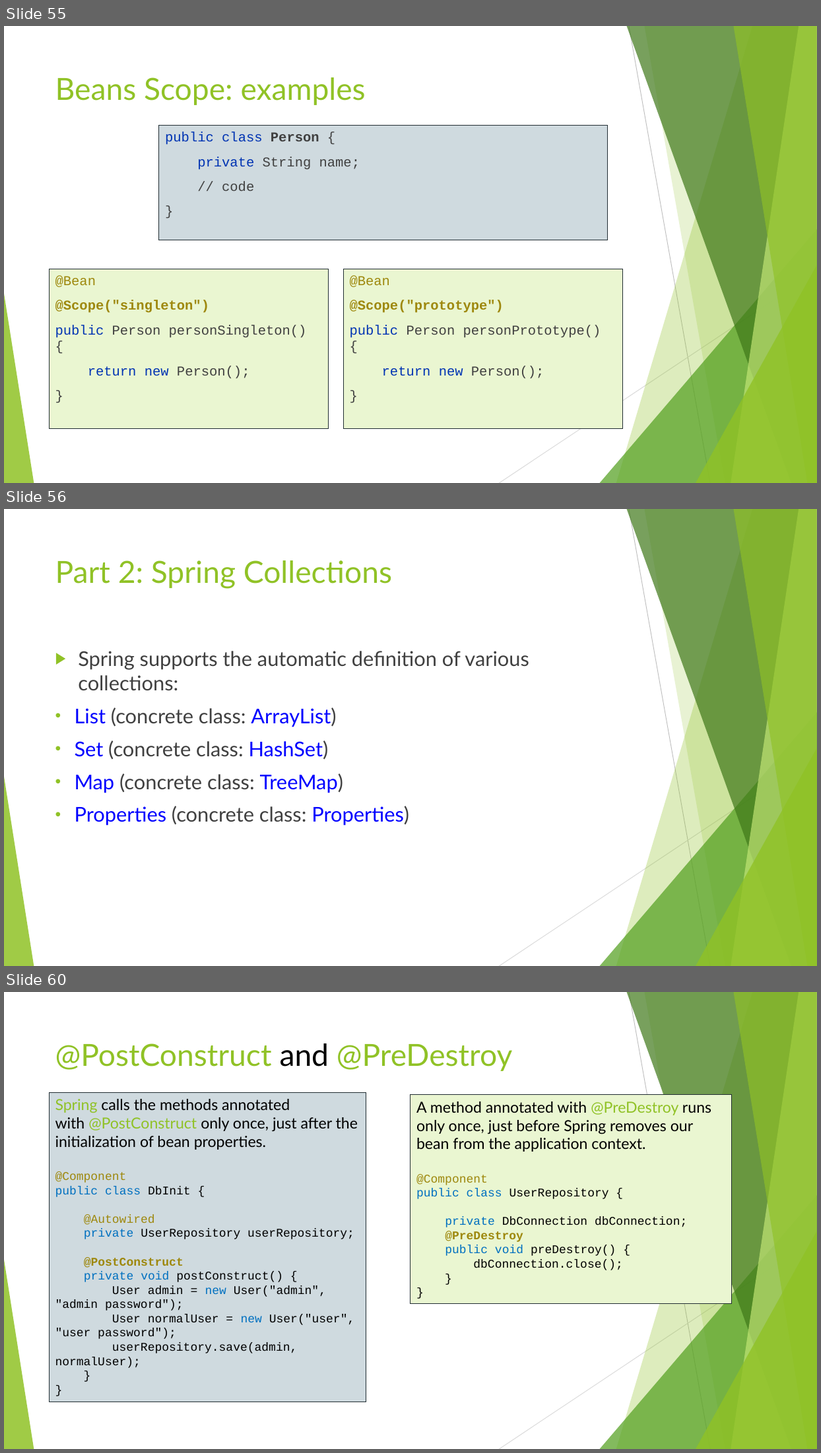
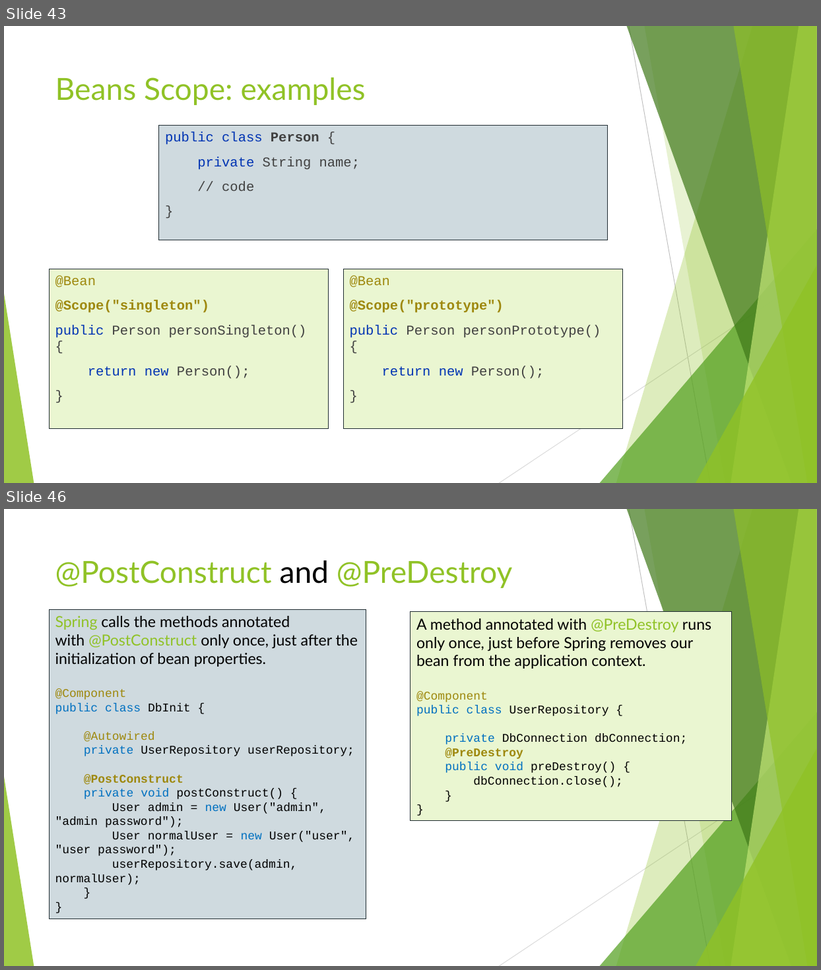
Before and after one commit to idanshal/sb-todo-app-tdp, a slide deck: course_data/presentations/practical_spring_boot_for_tdp_02.pptx. Shown one above the other, each under a label of ours: slides 55, 56 and 60 before the commit, slides 43 and 46 after it; the slides between them are not shown. The pictures are 821x1453 and 821x970 pixels, drawn with LibreOffice and Linux fonts; fonts in the diff are those of the drawing. Boxes give left, top, right and bottom in pixels: in the first picture for what was removed or moved away, otherwise in the second. Text is boxed around its words. In the diff, an @@ line names an element or a change of style, - is before the commit and + after.

```diff
--- a/course_data/presentations/practical_spring_boot_for_tdp_02.pptx
+++ b/course_data/presentations/practical_spring_boot_for_tdp_02.pptx
@@ slide 56 removed at bbox=[4, 509, 817, 966], background #FFFFFF; not listed: 10 template elements that a slide beside it also shows @@
@@ title removed at bbox=[55, 560, 392, 589] @@
-Part 2: Spring Collections
@@ text removed at bbox=[75, 651, 529, 826] @@
-▶ Spring supports the automatic definition of various collections:
-• List (concrete class: ArrayList)
-• Set (concrete class: HashSet)
-• Map (concrete class: TreeMap)
-• Properties (concrete class: Properties)
@@ what was slide 55 is now slide 43 @@
@@ what was slide 60 is now slide 46 @@
```
Also in this commit, not shown: 7 slides changed, 13 other slides removed, 2 other files.
